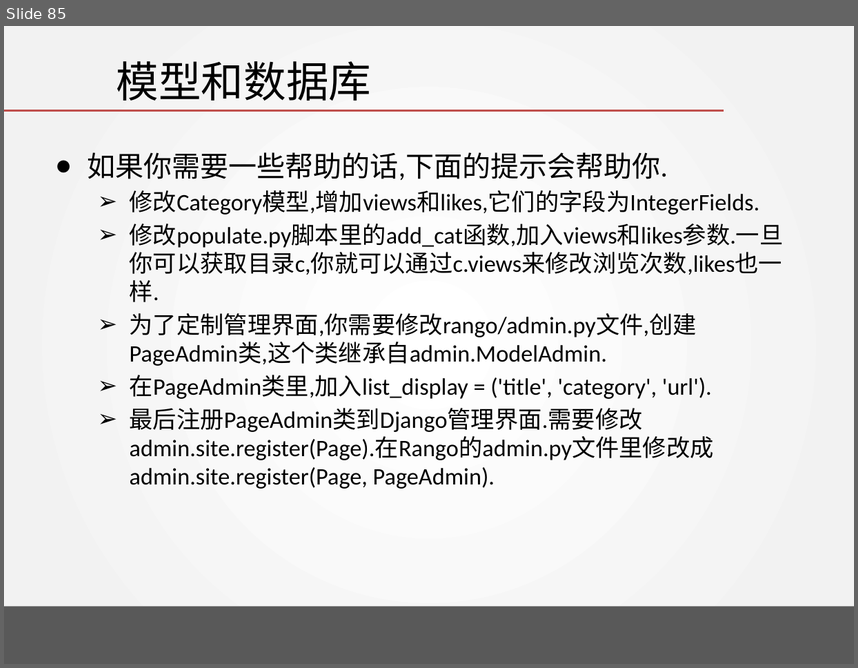
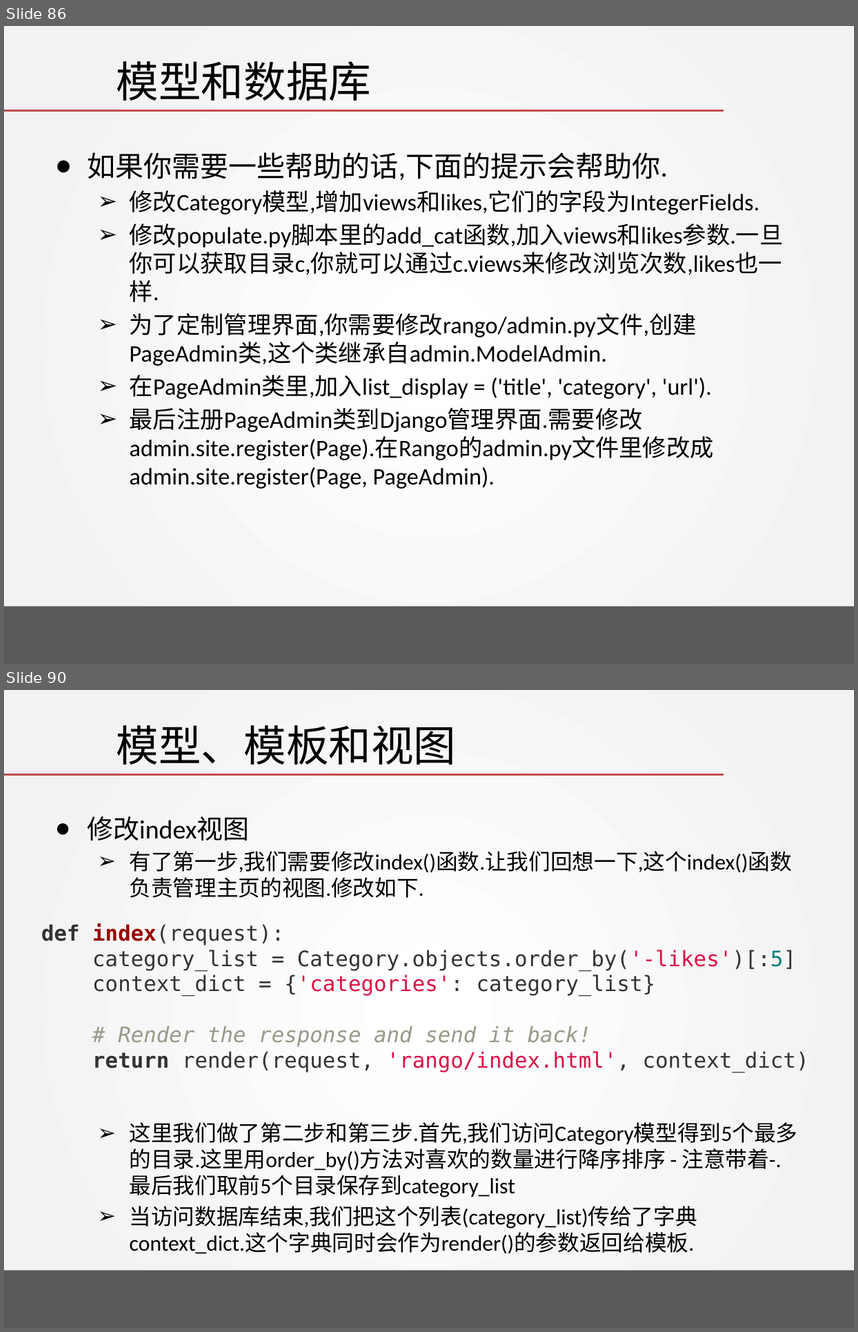
Before and after one commit to wangjin0818/Creative_Experiment, a slide deck: week 04/Tango with Django - I.pptx. Shown one above the other, each under a label of ours: slide 85 before the commit, slides 86 and 90 after it; the slides between them are not shown. The pictures are 858x668 and 858x1332 pixels, drawn with LibreOffice and Linux fonts; fonts in the diff are those of the drawing; background and template pictures are left out. Boxes give left, top, right and bottom in pixels: in the first picture for what was removed or moved away, otherwise in the second. Text is boxed around its words. In the diff, an @@ line names an element or a change of style, - is before the commit and + after.

```diff
--- a/week 04/Tango with Django - I.pptx
+++ b/week 04/Tango with Django - I.pptx
@@ slide 90 added at [4,690,854,1328], background gradient #FFFFFF to #F2F2F2; not listed: 2 template elements that a slide beside it also shows @@
@@ title added at [116,725,457,765], 36 pt, text #000000 @@
+模型、模板和视图
@@ text added at [87,816,798,1254], 18.5 pt, text #000000 @@
+● 修改index视图
+  ➢ 有了第一步,我们需要修改index()函数.让我们回想一下,这个index()函数负责管理主页的视图.修改如下.
+  ➢ 这里我们做了第二步和第三步.首先,我们访问Category模型得到5个最多的目录.这里用order_by()方法对喜欢的数量进行降序排序 - 注意带着-.最后我们取前5个目录保存到category_list
+  ➢ 当访问数据库结束,我们把这个列表(category_list)传给了字典context_dict.这个字典同时会作为render()的参数返回给模板.
@@ text added at [41,923,809,1072], 18 pt, text #333333 @@
+def index(request):
+category_list = Category.objects.order_by('-likes')[:5]
+context_dict = {'categories': category_list}
+# Render the response and send it back!
+return render(request, 'rango/index.html', context_dict)
@@ what was slide 85 is now slide 86 @@
```
Also in this commit, not shown: 2 slides changed, 16 other slides added, 2 other files.
